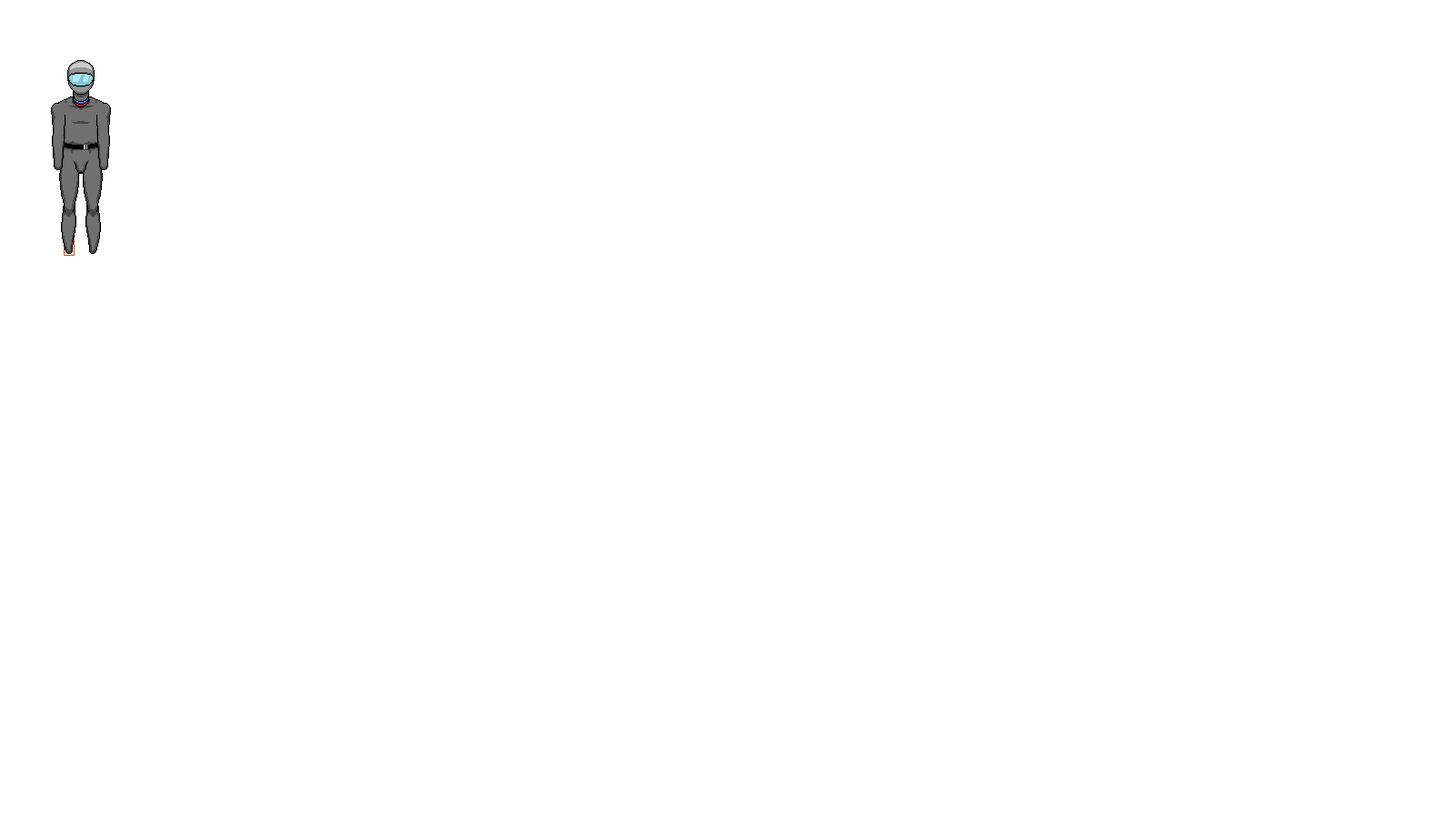
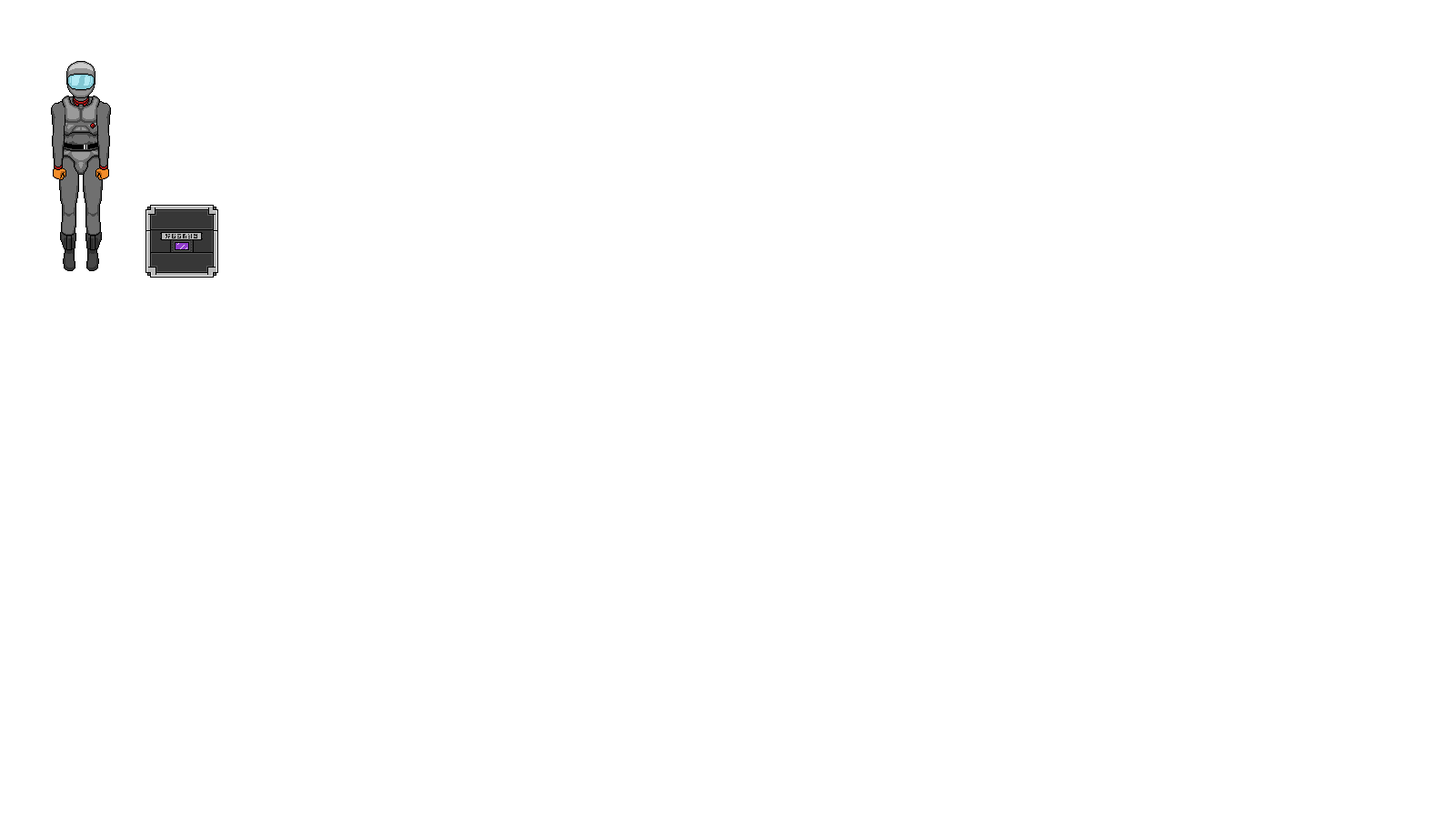
Layer changes from the first w=1455, h=819 image to the second:
hid "lowerLegL", moved it above "lowerLegR" over [63, 204, 75, 256]
painted on "LowerArmSleeveR" over [100, 164, 108, 170]
painted on "LowerArmSleeveL" over [54, 164, 62, 170]
added layer "handL_C" above "handR_C" over [52, 164, 67, 181]
added layer "handR_C" above "handR_O" over [95, 164, 110, 181]
painted on "codpiece" over [60, 148, 101, 175]
painted on "UpperLegSleeveR" over [82, 158, 103, 214]
painted on "UpperLegSleeveL" over [59, 173, 80, 214]
painted on "LowerLegSleeveR" over [85, 201, 219, 278]
added layer "footR" above "LowerLegSleeveL" over [86, 245, 100, 272]
painted on "LowerLegSleeveL" over [60, 201, 77, 268]
renamed "Layer 2" to "footL", painted on it over [62, 245, 76, 272]
painted on "helmet" over [66, 60, 96, 99]
added layer "chestpiece" above "neckSleve" over [61, 95, 101, 139]
painted on "neckSleve" over [73, 98, 89, 104]
